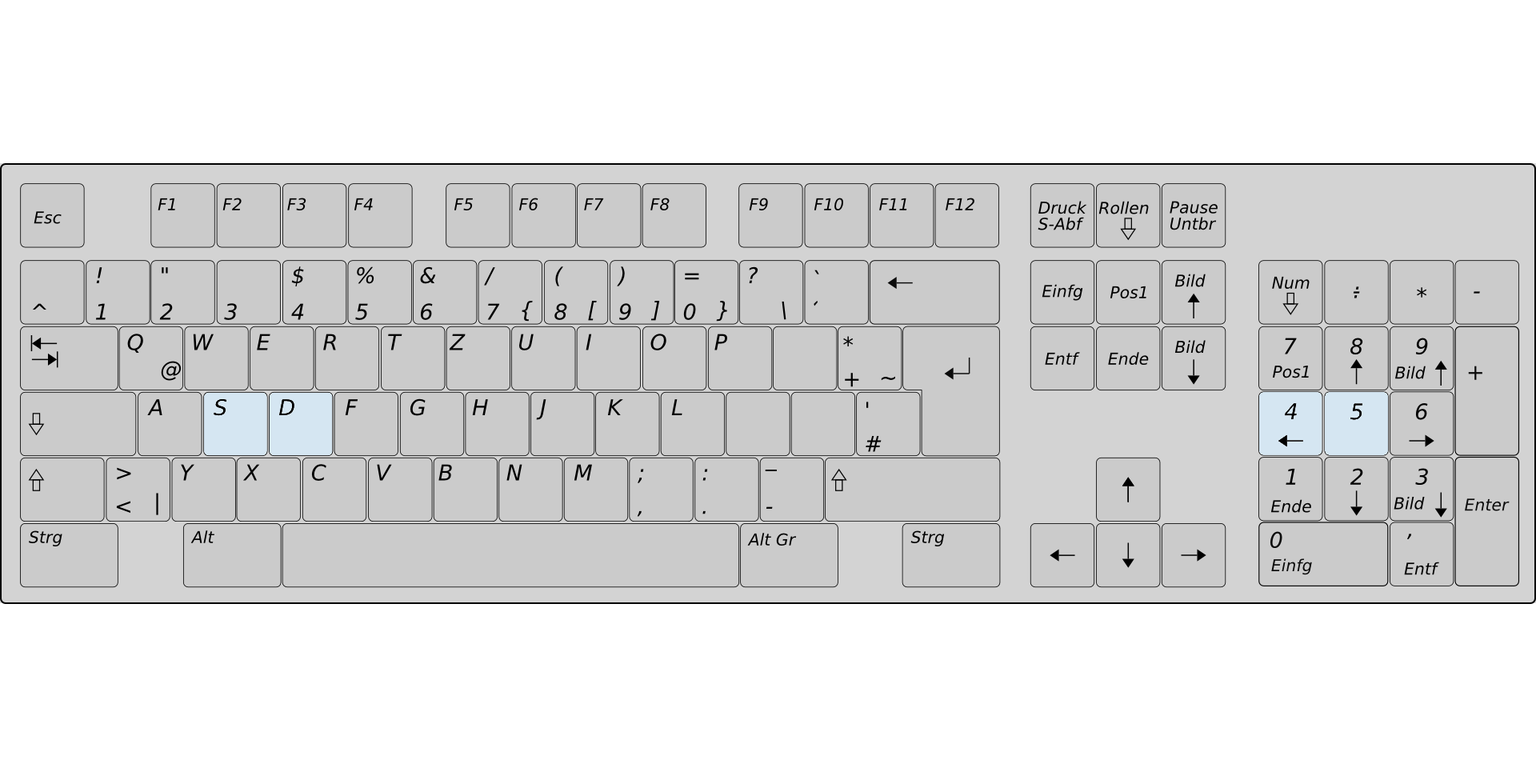
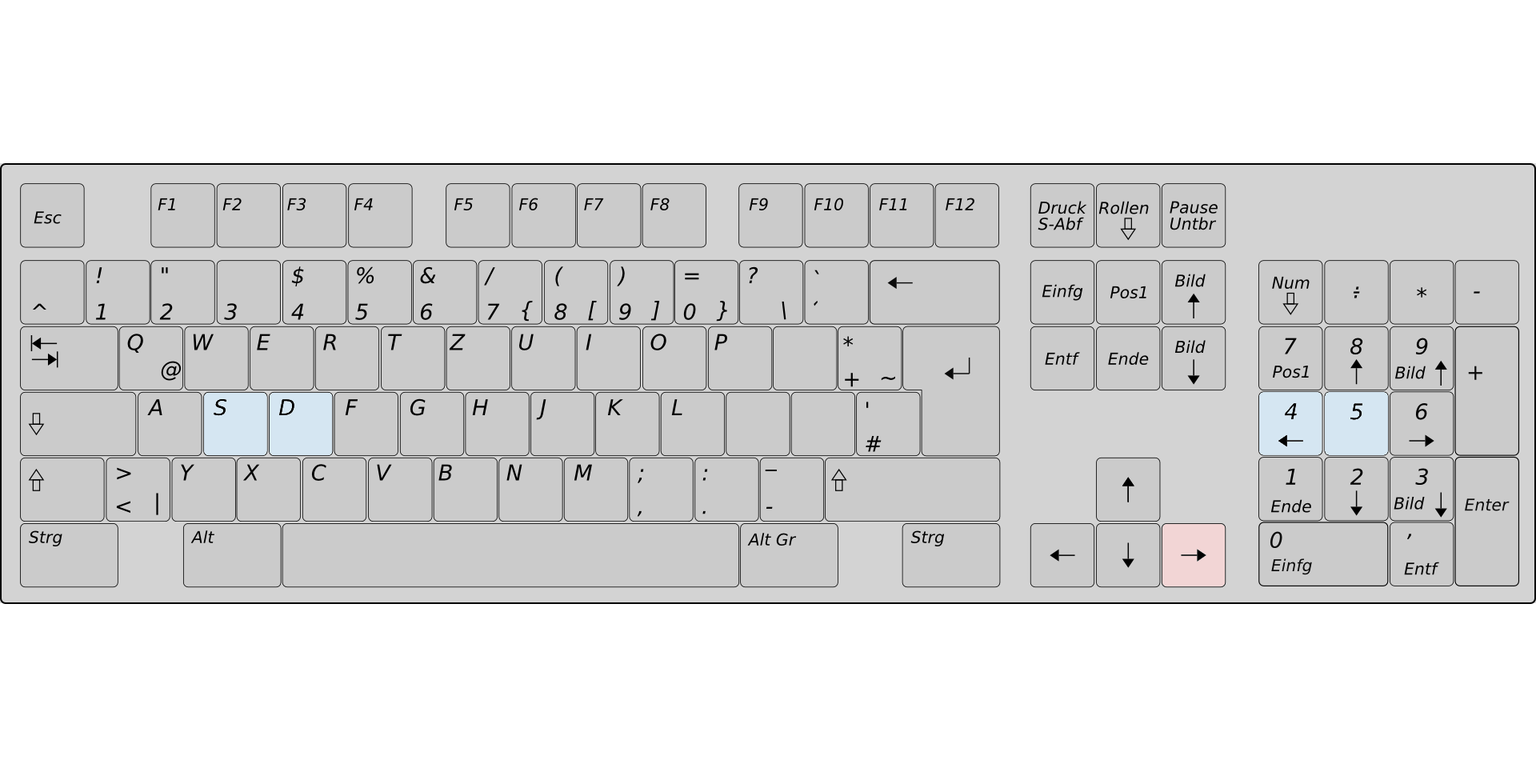
Revision of a layered 1536px x 768px image; what changed, layer by layer:
painted on "keyBoard.png #2" over box(1162, 523, 1225, 587)
